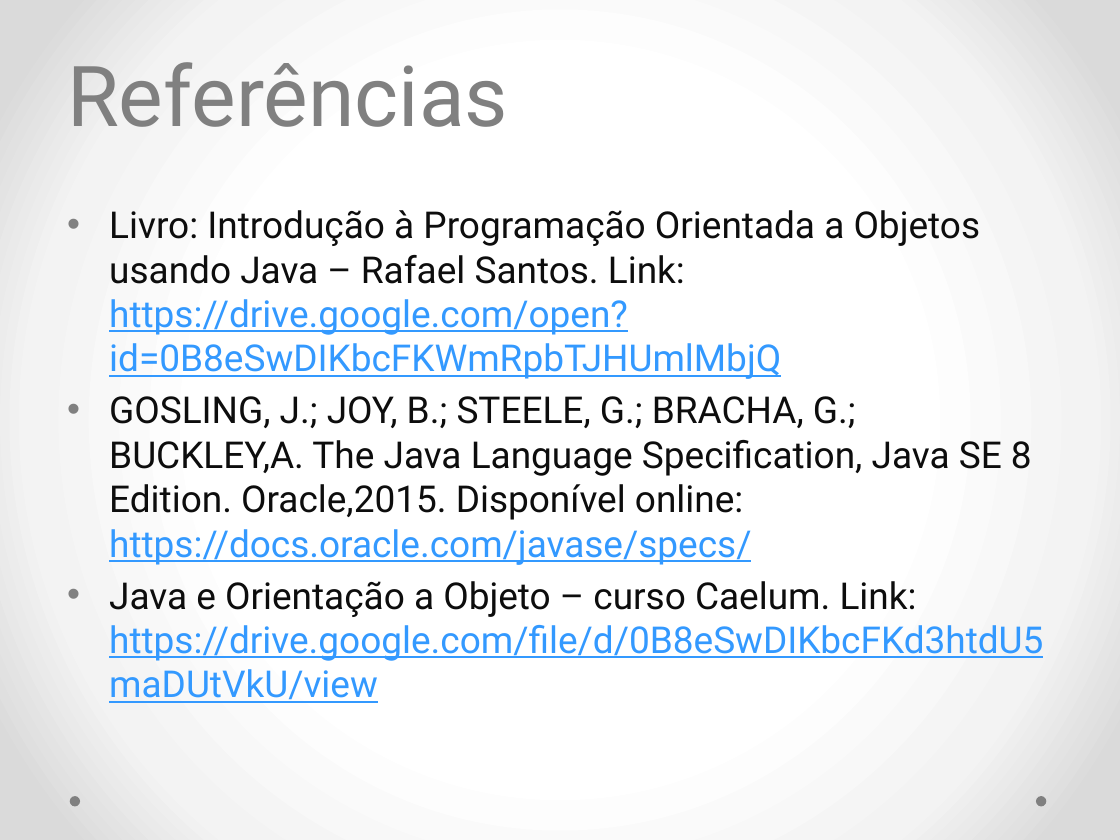
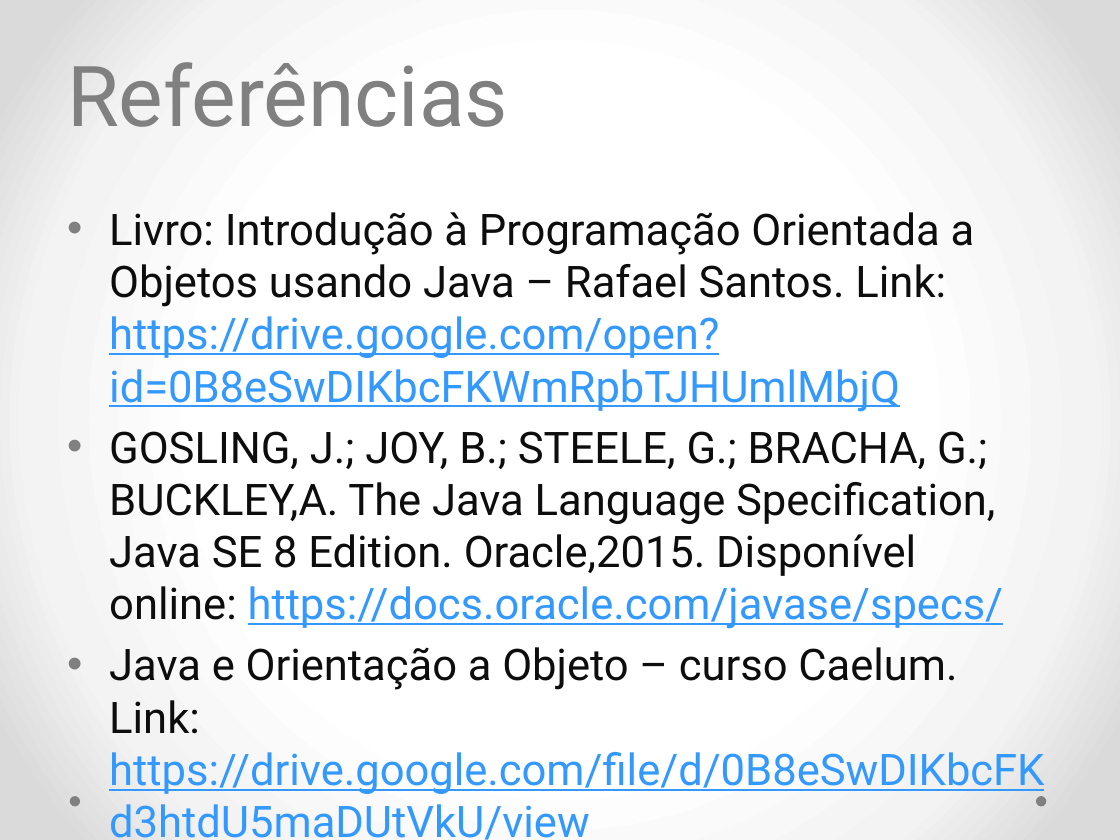
Before and after one commit to diogosm/cetam-lpoo-1, a slide deck: slide 8 of slides/aula 0.pptx (slide 7 before the commit). Drawn at 1120x840 pixels with LibreOffice and Linux fonts; fonts in the diff are those of the drawing. Boxes give left, top, right and bottom in pixels: in the first picture for what was removed or moved away, otherwise in the second. Text is boxed around its words. In the diff, an @@ line names an element or a change of style, - is before the commit and + after.

```diff
--- a/slides/aula 0.pptx
+++ b/slides/aula 0.pptx
@@ text "Livro: Introdução à Programação Orientada ..." at bbox=[109, 212, 1044, 840]: size 23.8 to 28 pt @@
```
Also in this commit, not shown: 1 slide added, 1 other file.
